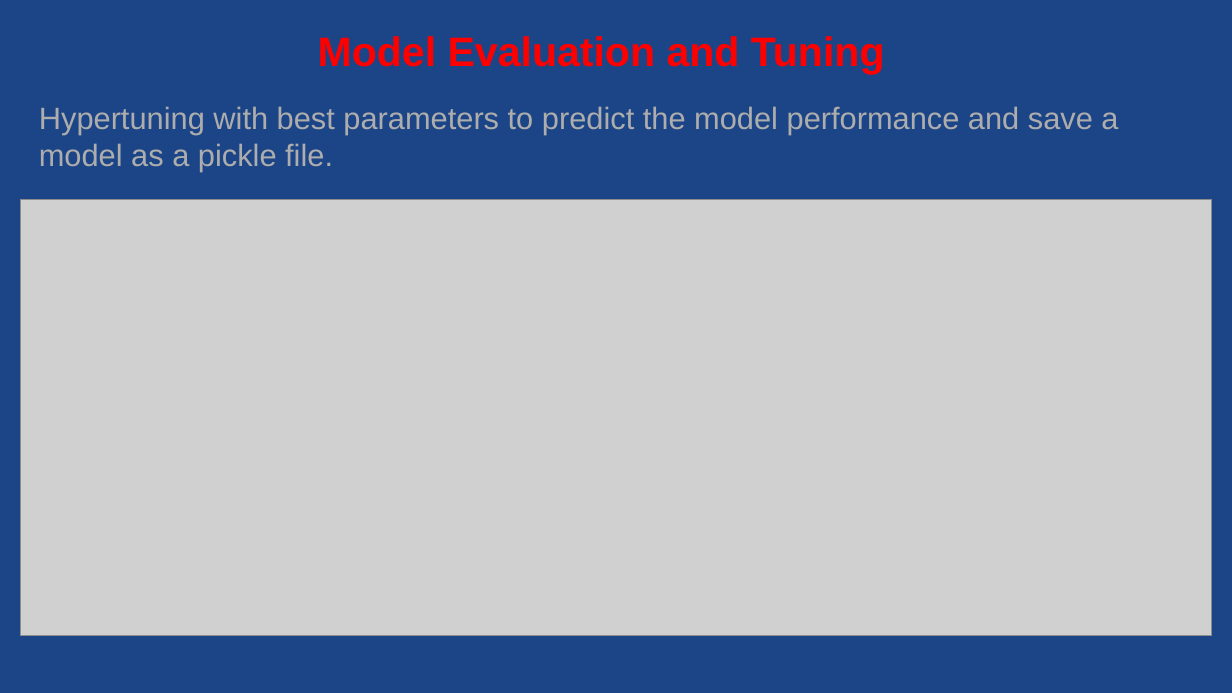
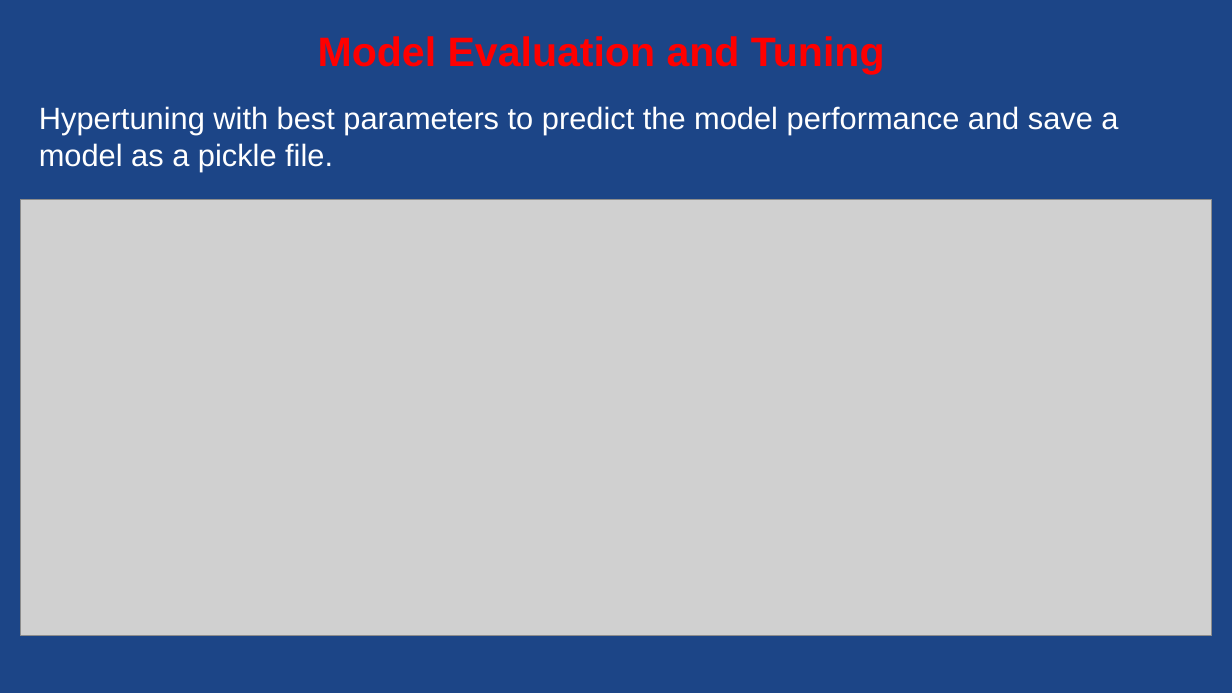
Before and after one commit to Gengatharan1/Gengatharan1-ds_microsoft_cybersecurity_analysis, a slide deck: slide 21 of Microsoft Cybersecurity Incident.pptx. Drawn at 1232x693 pixels with LibreOffice and Linux fonts; fonts in the diff are those of the drawing; grey boxes stand for pictures. Boxes give left, top, right and bottom in pixels: in the first picture for what was removed or moved away, otherwise in the second. Text is boxed around its words. In the diff, an @@ line names an element or a change of style, - is before the commit and + after.

```diff
--- a/Microsoft Cybersecurity Incident.pptx
+++ b/Microsoft Cybersecurity Incident.pptx
@@ text "Hypertuning with best parameters to ..." at [39, 106, 1118, 172]: text colour #ADADAD to #FFFFFF @@
```
Also in this commit, not shown: 2 other slides changed, 6 slides added, 4 slides removed, 3 other files.
